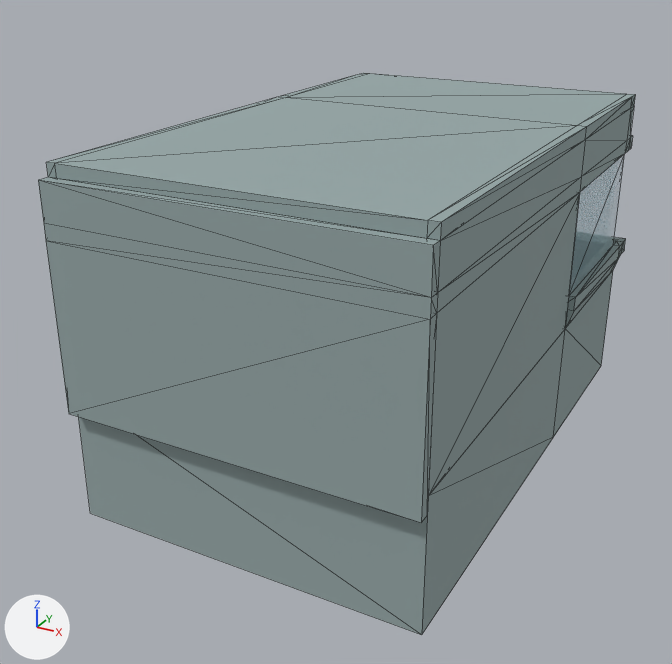
What one commit did to the glTF model webapp/public/models/the_shop.glb.
One viewpoint serves both versions: a 50 mm lens placed at (-4.33, -18.37, 3.92), pointed at (-7.54, -12.54, 1.0). The lights are fixed; the arrows at lower left show +X, +Y and +Z. Mesh edges are drawn as thin lines. Where no turn or scale is listed for an object, it has been applied to the vertices. Vertices at the same position are counted once.

In view in the first picture: 'back_wall', 'walls', 'windows'.
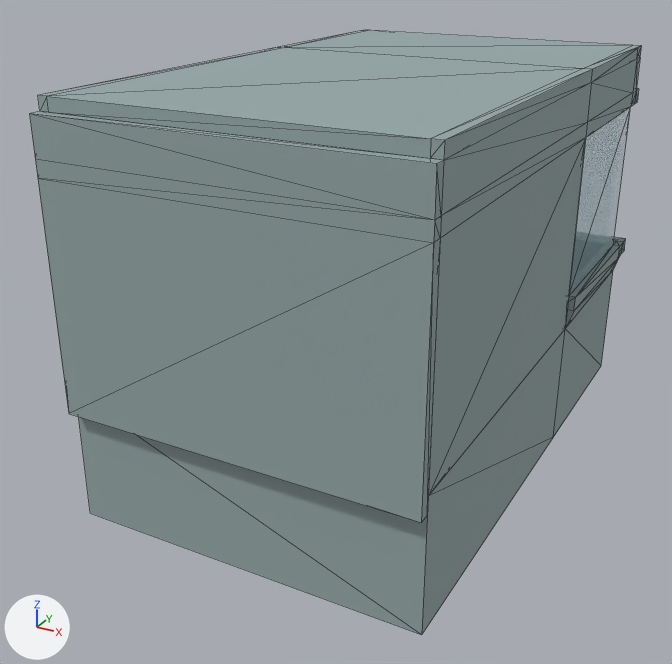
The change in detail:
me_cube has 142 vertices, 288 faces and spans x -1.36..1.36, y -3.28..1.05, z 0.02..2.58.
me_cube is used by ob_walls; location (-7.298, -11.0, 0.0).
me_cube part 1: all 72 vertices in x -1.3..1.3, y -3.28..1.05, z 2.1..2.58 are moved by (0.0, 0.0, 0.4).
me_cube_002 has 16 vertices, 28 faces and spans x -0.07..2.54, y -4.24..-4.16, z -1.55..0.07.
me_cube_002 is used by ob_back_wall; location (-8.535, -10.123, 2.421).
me_cube_002 part 2: all 12 vertices in x -0.07..2.54, y -4.24..-4.16, z -0.32..0.07 are moved by (0.0, 0.0, 0.4).

What differs and where, as boxes (x1, y1, x2, y2) in the pictures (672 x 664 px; the box of a moved part takes in the faces that stretch with it):
'walls', reshaped (8% taller)
    before: (46, 73, 635, 635)
    after: (38, 30, 642, 635)
'back_wall', reshaped (19% taller)
    before: (38, 177, 440, 523)
    after: (29, 111, 444, 523)
part 1 of me_cube, moved or reshaped
    before: (46, 73, 635, 483)
    after: (38, 30, 642, 483)
